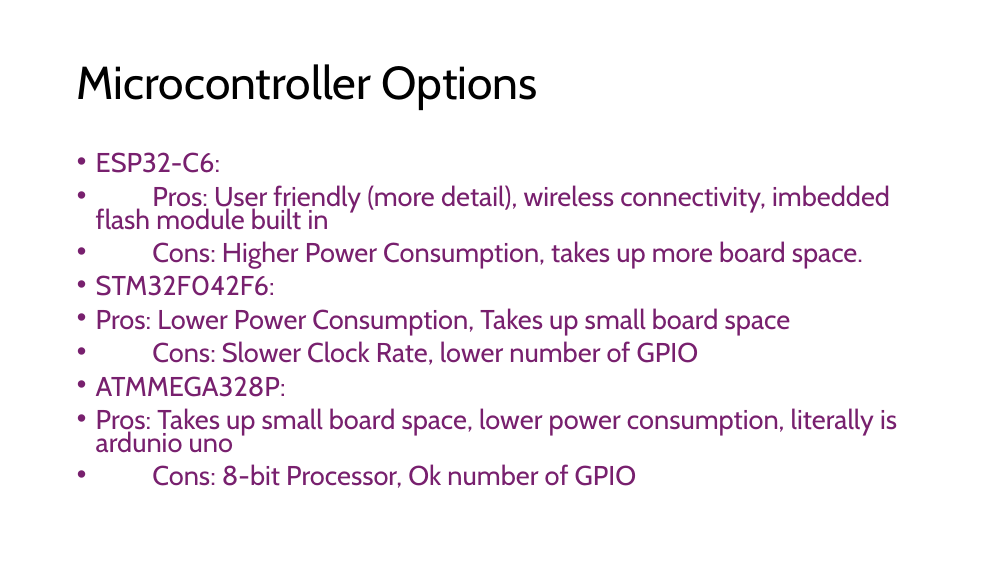
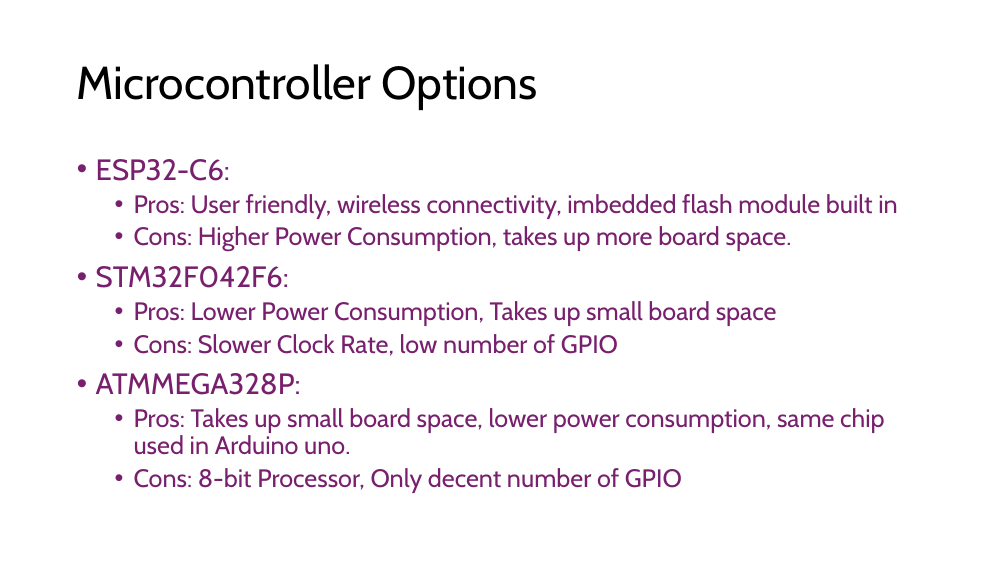
Before and after one commit to Tannyr-Singleterry/ECE590_SeniorDesign, a slide deck: slide 10 of Documents/CDR/CDR_Presentation.pptx (slide 8 before the commit). Drawn at 1008x567 pixels with LibreOffice and Linux fonts; fonts in the diff are those of the drawing. Boxes give left, top, right and bottom in pixels: in the first picture for what was removed or moved away, otherwise in the second. Text is boxed around its words. In the diff, an @@ line names an element or a change of style, - is before the commit and + after.

Commit message:
Presentation work

```diff
--- a/Documents/CDR/CDR_Presentation.pptx
+++ b/Documents/CDR/CDR_Presentation.pptx
@@ text at bbox=[96, 159, 792, 395]: size 25.9 to 28 pt in "ESP32-C6:", "STM32F042F6:", "ATMMEGA328P:"; size 25.9 to 24 pt in "Cons: Higher Power Consumption, takes up more ...", "Pros: Lower Power Consumption, Takes up small ..."; line spacing 0.7 to 0.9; list level 1 to 2 in "Cons: Higher Power Consumption, takes ..."; list level 1 to 2 in "Pros: Lower Power Consumption, Takes ..." @@
@@ text at bbox=[134, 194, 897, 219]: text changed; size 25.9 to 24 pt @@
-• Pros: User friendly (more detail), wireless connectivity, imbedded flash module built in
+  • Pros: User friendly, wireless connectivity, imbedded flash module built in
@@ text at bbox=[134, 334, 618, 356]: text changed; size 25.9 to 24 pt @@
-• Cons: Slower Clock Rate, lower number of GPIO
+  • Cons: Slower Clock Rate, low number of GPIO
@@ text at bbox=[134, 408, 884, 493]: text changed; size 25.9 to 24 pt @@
-• Pros: Takes up small board space, lower power consumption, literally is ardunio uno
-• Cons: 8-bit Processor, Ok number of GPIO
+  • Pros: Takes up small board space, lower power consumption, same chip used in Arduino uno.
+  • Cons: 8-bit Processor, Only decent number of GPIO
```
Also in this commit, not shown: 7 other slides changed.
